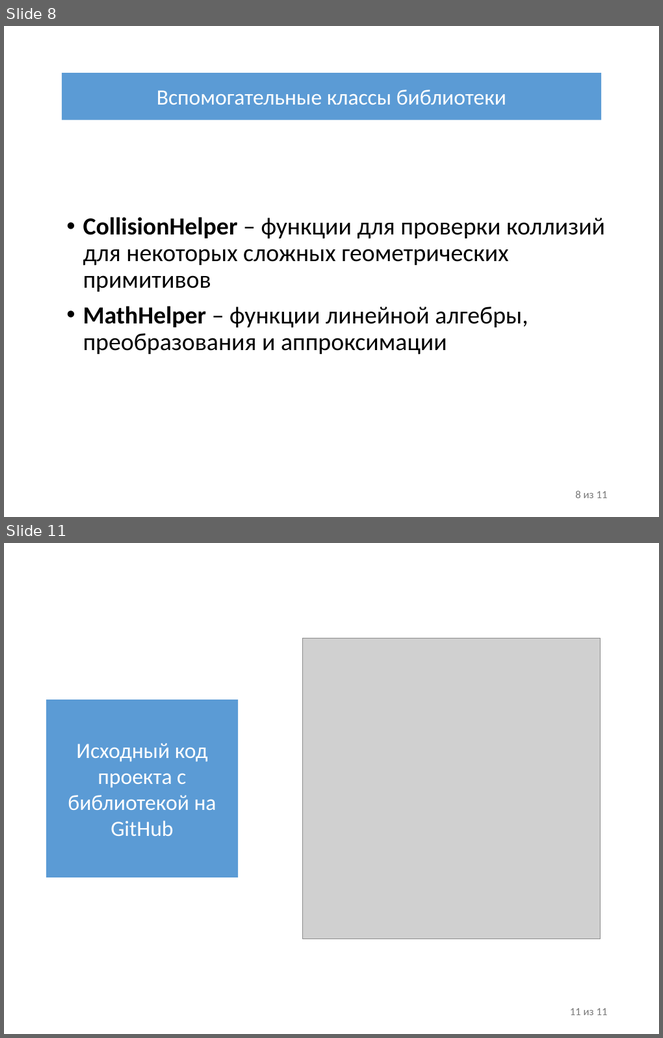
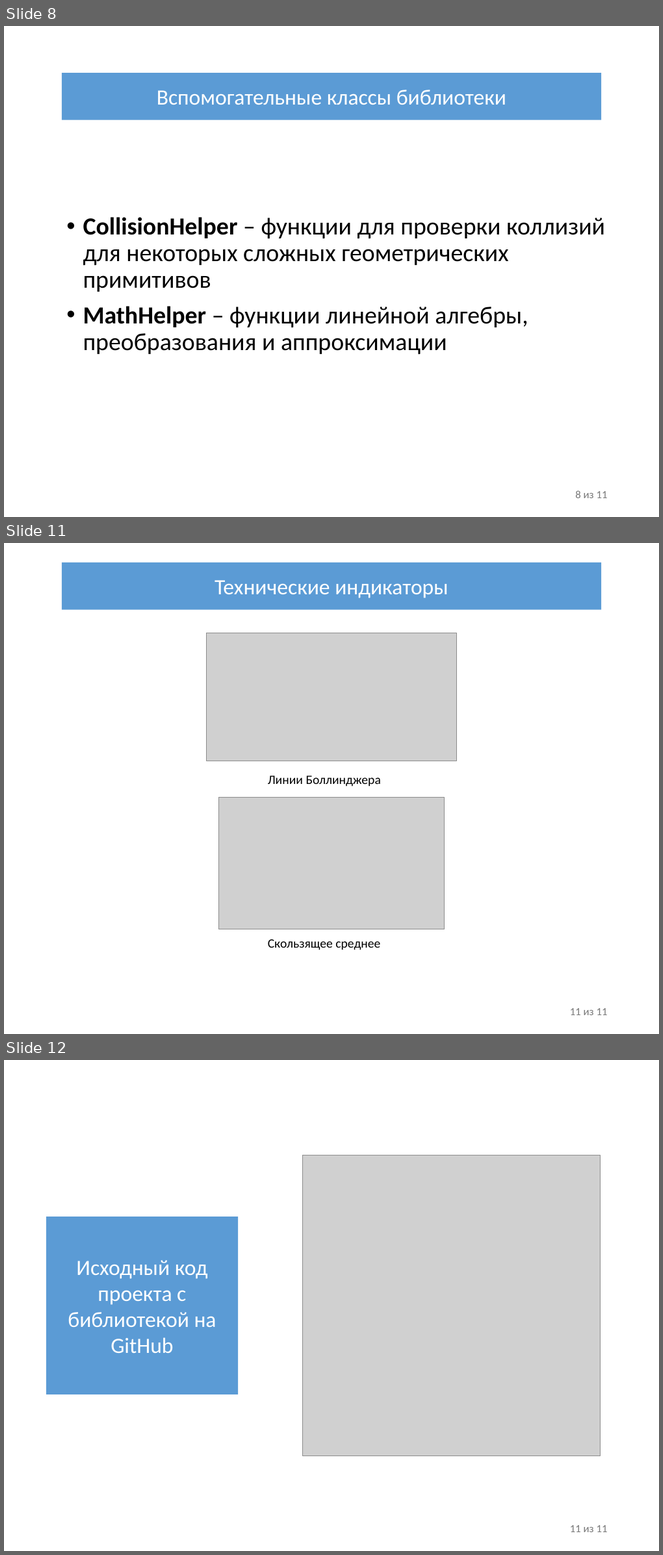
Before and after one commit to IliiaDenisov/masters-thesis, a slide deck: Презентация диплома.pptx. Shown one above the other, each under a label of ours: slides 8 and 11 before the commit, slides 8, 11 and 12 after it; the slides between them are not shown. The pictures are 663x1038 and 663x1555 pixels, drawn with LibreOffice and Linux fonts; fonts in the diff are those of the drawing; grey boxes stand for pictures. Boxes give left, top, right and bottom in pixels: in the first picture for what was removed or moved away, otherwise in the second. Text is boxed around its words. In the diff, an @@ line names an element or a change of style, - is before the commit and + after.

```diff
--- a/Презентация диплома.pptx
+++ b/Презентация диплома.pptx
@@ slide 11 added at <box>4,543,659,1034</box>, background #FFFFFF @@
@@ rectangle added at <box>62,563,601,610</box>, fill #5B9BD5, 24 pt, text #FFFFFF @@
+Технические индикаторы
@@ picture added at <box>206,633,458,761</box> @@
@@ text added at <box>268,776,381,787</box>, 14 pt, text #000000 @@
+Линии Боллинджера
@@ picture added at <box>218,797,444,929</box> @@
@@ text added at <box>268,939,380,951</box>, 14 pt, text #000000 @@
+Скользящее среднее
@@ text added at <box>570,1008,608,1016</box>, 12 pt, text #797979 @@
+11 из 11
@@ what was slide 11 is now slide 12 @@
```
Also in this commit, not shown: 5 slides changed, 1 other file.
